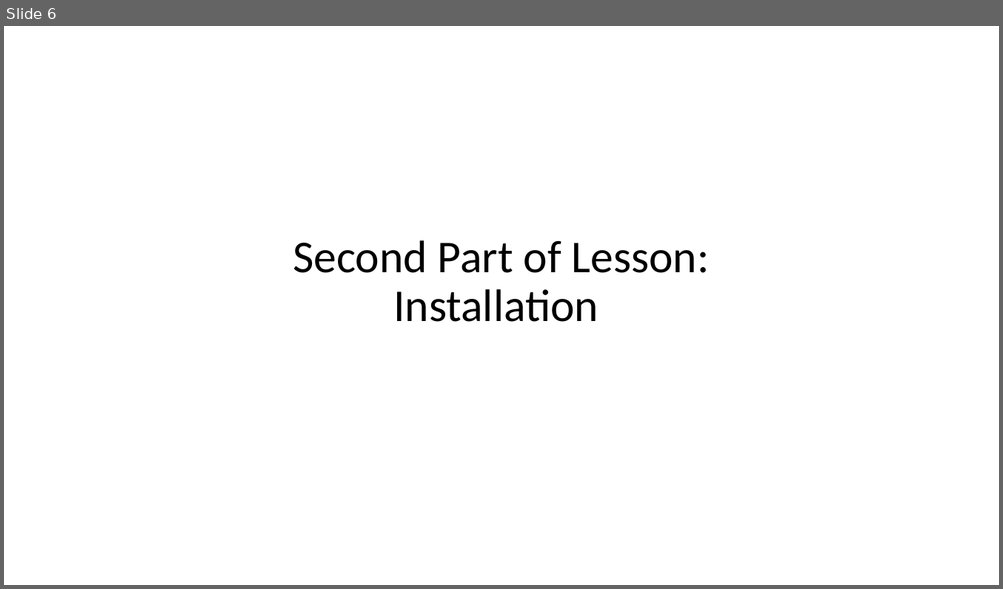
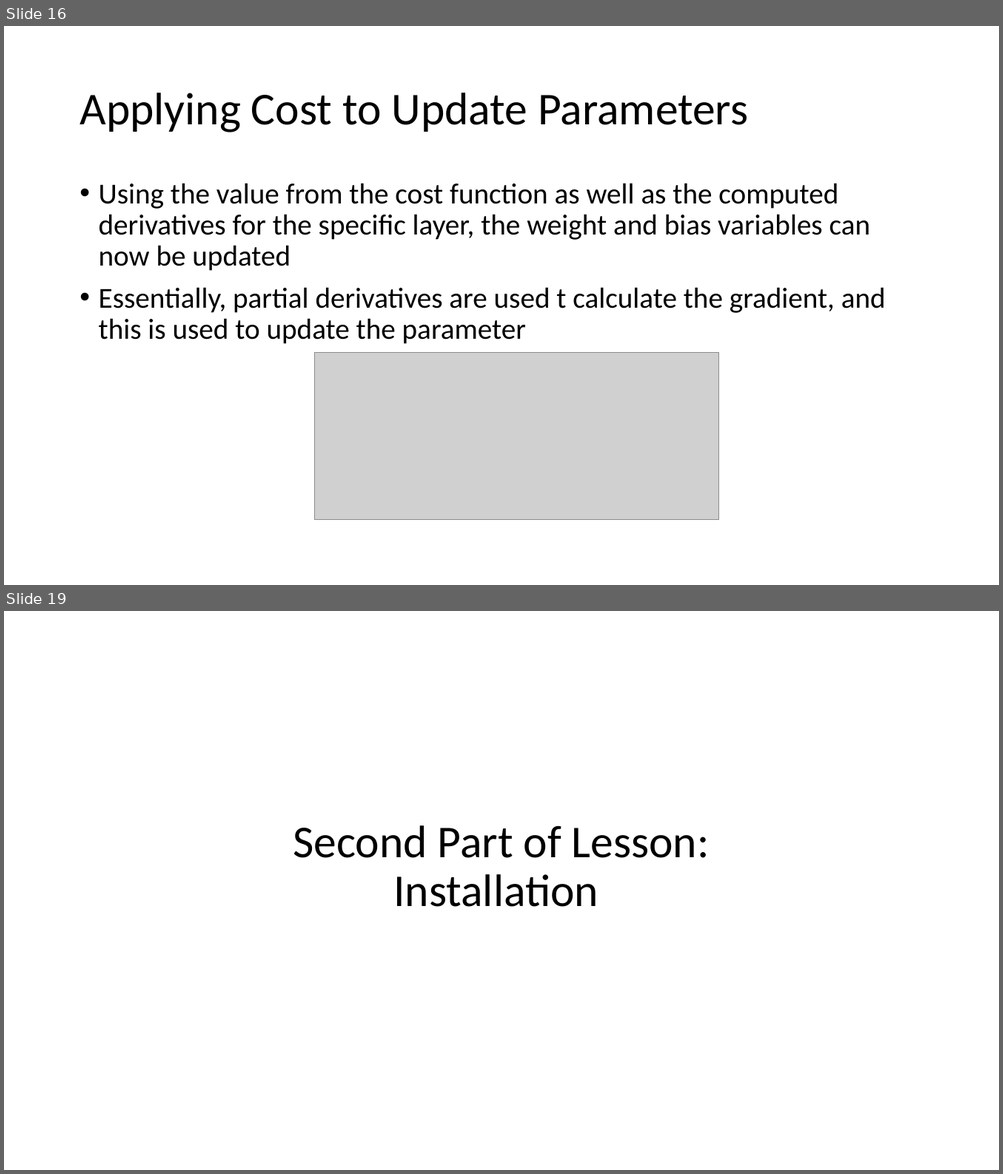
Before and after one commit to akiljames83/MacAI-2018, a slide deck: Lessons/Lesson2.pptx. Shown one above the other, each under a label of ours: slide 6 before the commit, slides 16 and 19 after it; the slides between them are not shown. The pictures are 1003x589 and 1003x1174 pixels, drawn with LibreOffice and Linux fonts; fonts in the diff are those of the drawing; grey boxes stand for pictures. Boxes give left, top, right and bottom in pixels: in the first picture for what was removed or moved away, otherwise in the second. Text is boxed around its words. In the diff, an @@ line names an element or a change of style, - is before the commit and + after.

```diff
--- a/Lessons/Lesson2.pptx
+++ b/Lessons/Lesson2.pptx
@@ slide 16 added at [4,26,999,585], background #FFFFFF @@
@@ title added at [79,93,748,133], 44 pt, text #000000 @@
+Applying Cost to Update Parameters
@@ text added at [99,183,885,344], 28 pt, text #000000 @@
+• Using the value from the cost function as well as the computed derivatives for the specific layer, the weight and bias variables can now be updated
+• Essentially, partial derivatives are used t calculate the gradient, and this is used to update the parameter
@@ picture added at [314,353,719,520] @@
@@ what was slide 6 is now slide 19 @@
```
Also in this commit, not shown: 2 slides changed, 13 other slides added, 3 slides removed.
